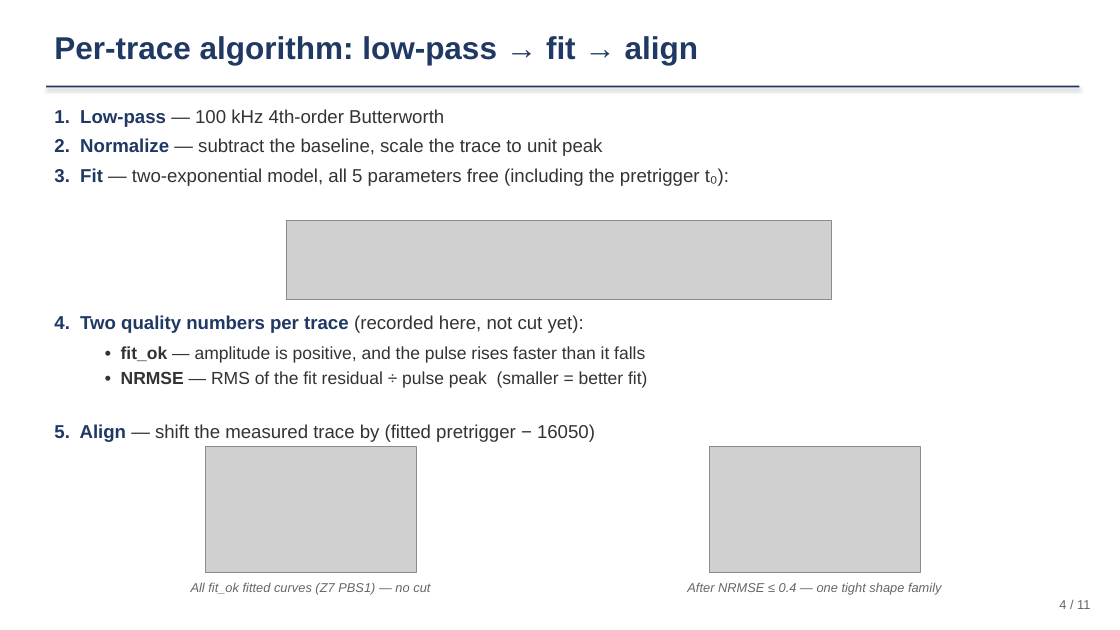
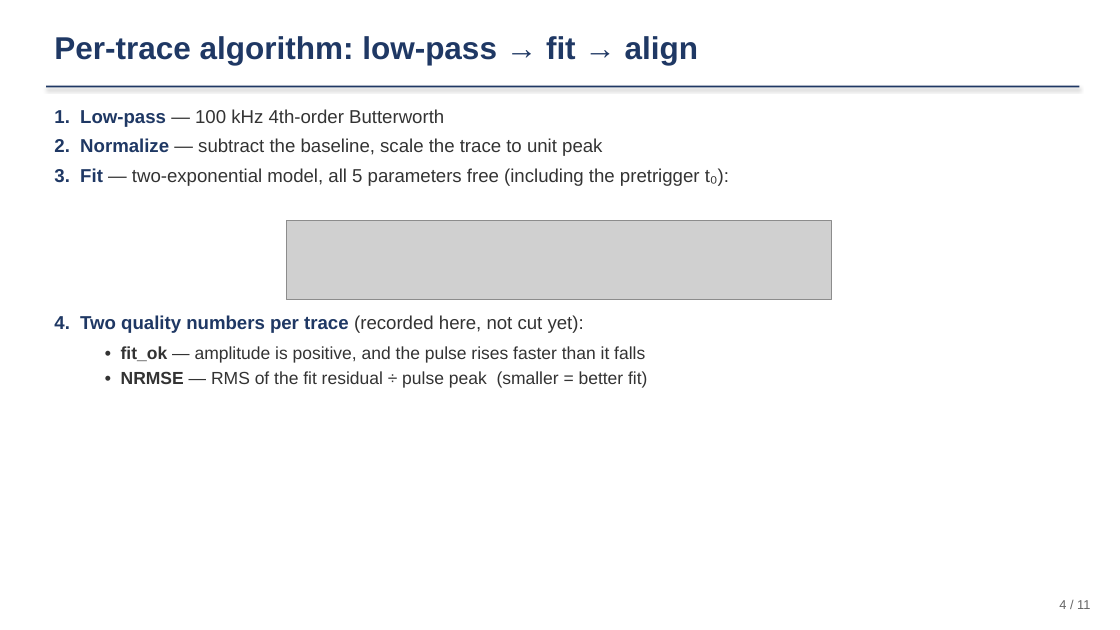
Before and after one commit to ZhihengLi0/urop, a slide deck: slide 4 of snolab/presentation/SNOLAB_R4_pulse_templates_20260715.pptx. Drawn at 1120x630 pixels with LibreOffice and Linux fonts; fonts in the diff are those of the drawing; grey boxes stand for pictures. Boxes give left, top, right and bottom in pixels: in the first picture for what was removed or moved away, otherwise in the second. Text is boxed around its words. In the diff, an @@ line names an element or a change of style, - is before the commit and + after.

```diff
--- a/snolab/presentation/SNOLAB_R4_pulse_templates_20260715.pptx
+++ b/snolab/presentation/SNOLAB_R4_pulse_templates_20260715.pptx
@@ text removed at <box>54,424,595,442</box> @@
-5. Align — shift the measured trace by (fitted pretrigger − 16050)
@@ picture removed at <box>205,447,416,573</box> @@
@@ picture removed at <box>709,447,920,573</box> @@
@@ text removed at <box>191,582,430,595</box> @@
-All fit_ok fitted curves (Z7 PBS1) — no cut
@@ text removed at <box>687,582,942,595</box> @@
-After NRMSE ≤ 0.4 — one tight shape family
```
Also in this commit, not shown: 1 other slide changed, 6 other files.
